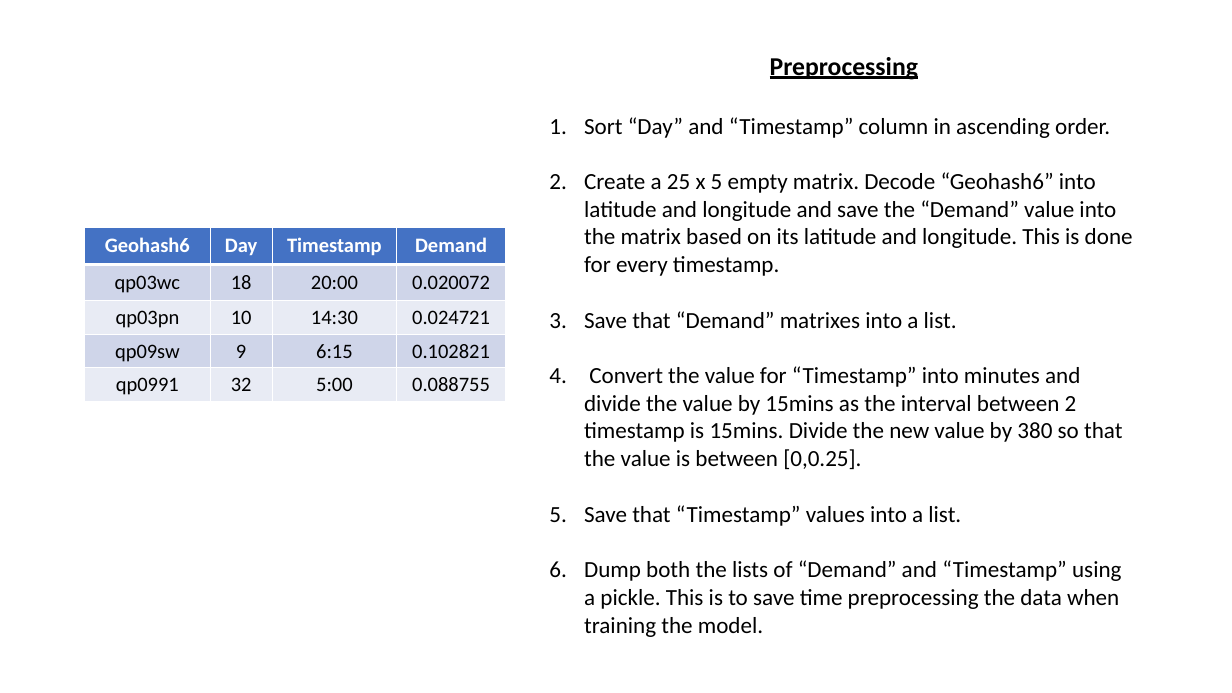
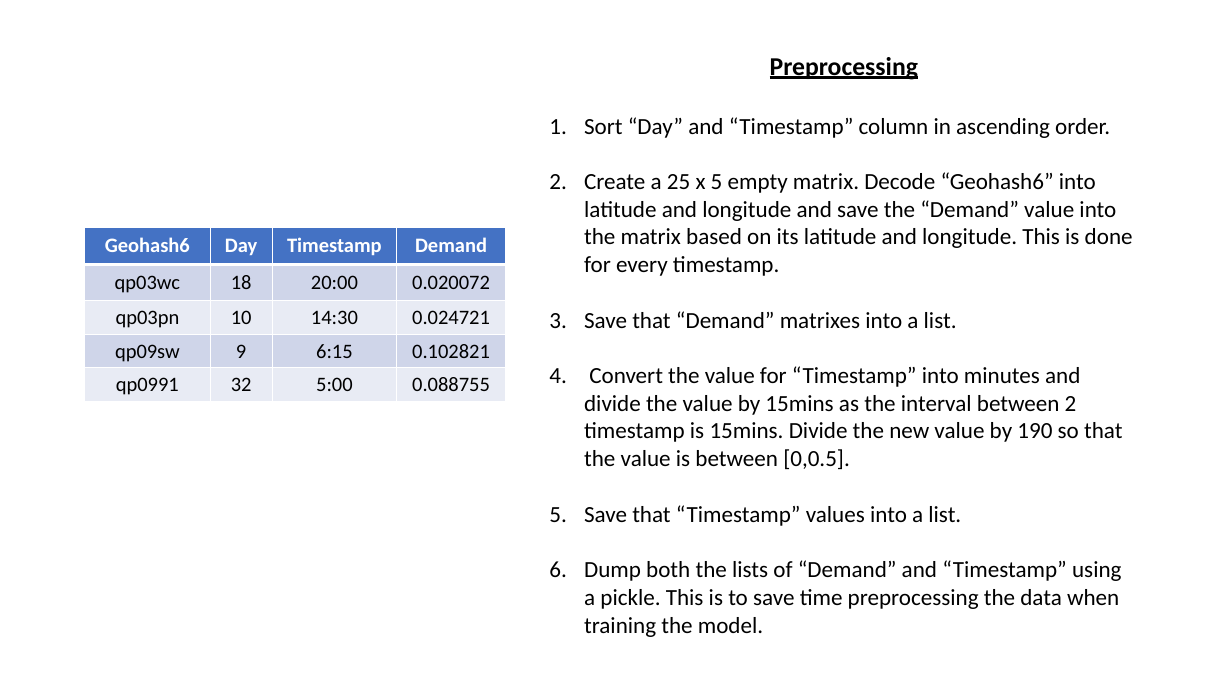
Before and after one commit to wonggw/Traffic_Management_grab, a slide deck: slide 1 of images/model_architecture.pptx. Drawn at 1232x693 pixels with LibreOffice and Linux fonts; fonts in the diff are those of the drawing. Boxes give left, top, right and bottom in pixels: in the first picture for what was removed or moved away, otherwise in the second. Text is boxed around its words. In the diff, an @@ line names an element or a change of style, - is before the commit and + after.

```diff
--- a/images/model_architecture.pptx
+++ b/images/model_architecture.pptx
@@ text at (x1=584, y1=366, x2=1122, y2=469): text changed @@
-4. Convert the value for “Timestamp” into minutes and divide the value by 15mins as the interval between 2 timestamp is 15mins. Divide the new value by 380 so that the value is between [0,0.25].
+4. Convert the value for “Timestamp” into minutes and divide the value by 15mins as the interval between 2 timestamp is 15mins. Divide the new value by 190 so that the value is between [0,0.5].
```
Also in this commit, not shown: 1 other slide changed, 12 other files.
